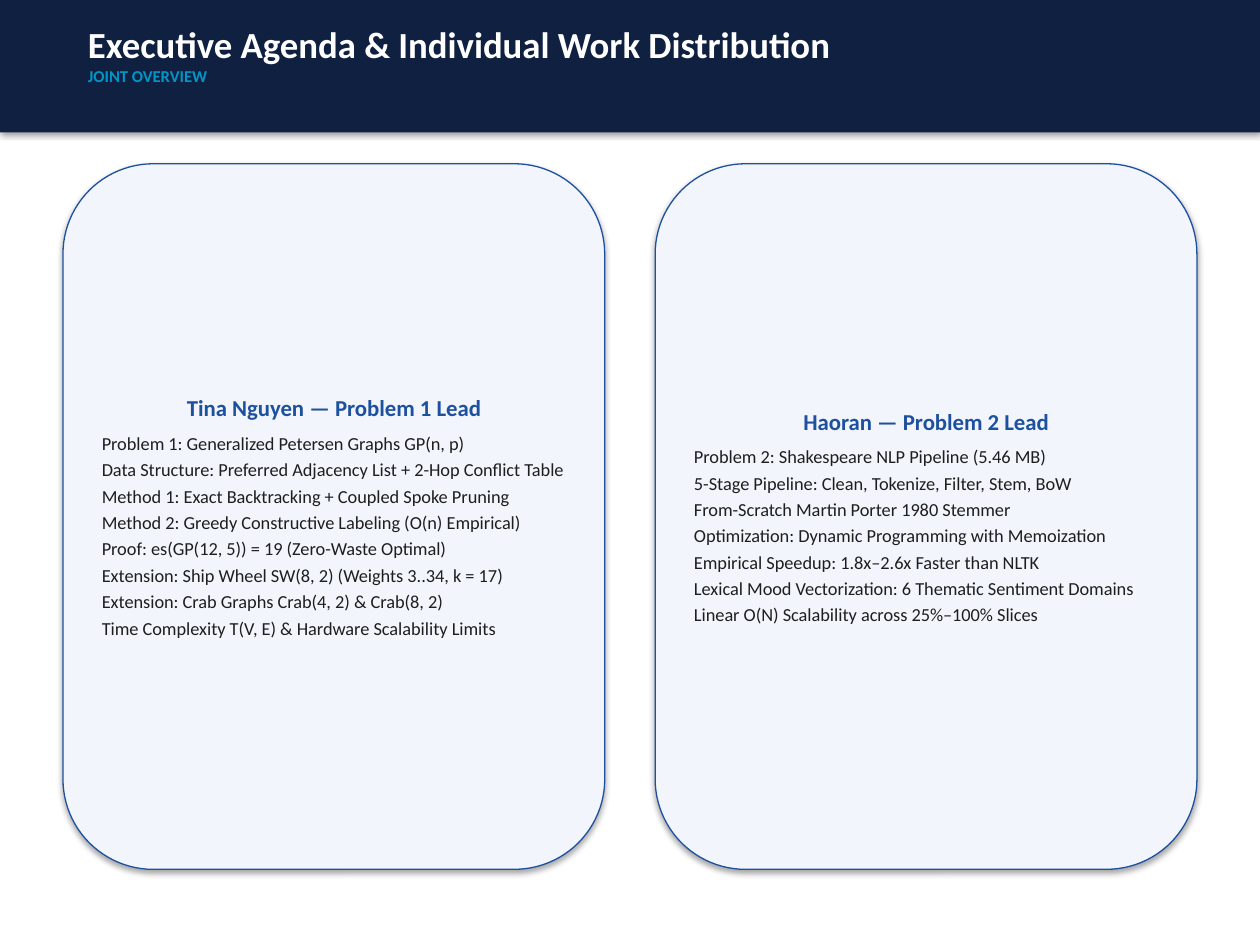
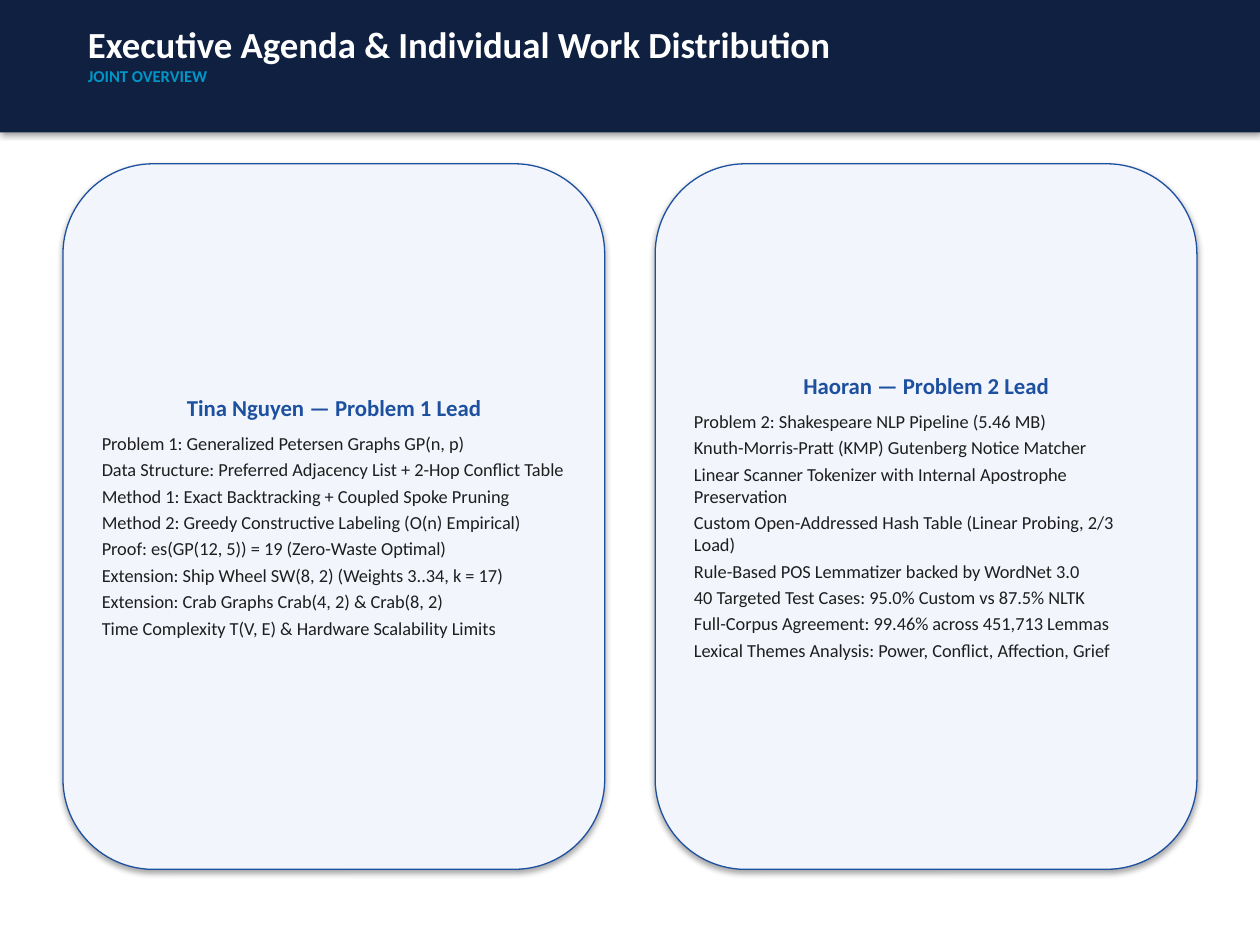
Before and after one commit to tinana2k/CS-5592---Dsng-and-Anal-Algorithms, a slide deck: slide 2 of Assignment 2/presentation/Assignment2_Presentation_Tina_and_Haoran.pptx. Drawn at 1260x945 pixels with LibreOffice and Linux fonts; fonts in the diff are those of the drawing. Boxes give left, top, right and bottom in pixels: in the first picture for what was removed or moved away, otherwise in the second. Text is boxed around its words. In the diff, an @@ line names an element or a change of style, - is before the commit and + after.

Commit message:
Integrate Problem 1 technical review fixes and Problem 2 NLP pipeline redesign across all deliverables

```diff
--- a/Assignment 2/presentation/Assignment2_Presentation_Tina_and_Haoran.pptx
+++ b/Assignment 2/presentation/Assignment2_Presentation_Tina_and_Haoran.pptx
@@ text in rounded rectangle at bbox=[694, 440, 1114, 660]: text changed @@
-5-Stage Pipeline: Clean, Tokenize, Filter, Stem, BoW
-From-Scratch Martin Porter 1980 Stemmer
-Optimization: Dynamic Programming with Memoization
-Empirical Speedup: 1.8x–2.6x Faster than NLTK
-Lexical Mood Vectorization: 6 Thematic Sentiment Domains
-Linear O(N) Scalability across 25%–100% Slices
+Knuth-Morris-Pratt (KMP) Gutenberg Notice Matcher
+Linear Scanner Tokenizer with Internal Apostrophe Preservation
+Custom Open-Addressed Hash Table (Linear Probing, 2/3 Load)
+Rule-Based POS Lemmatizer backed by WordNet 3.0
+40 Targeted Test Cases: 95.0% Custom vs 87.5% NLTK
+Full-Corpus Agreement: 99.46% across 451,713 Lemmas
+Lexical Themes Analysis: Power, Conflict, Affection, Grief
```
Also in this commit, not shown: 5 other slides changed, 2 slides added, 2 slides removed, 17 other files.
